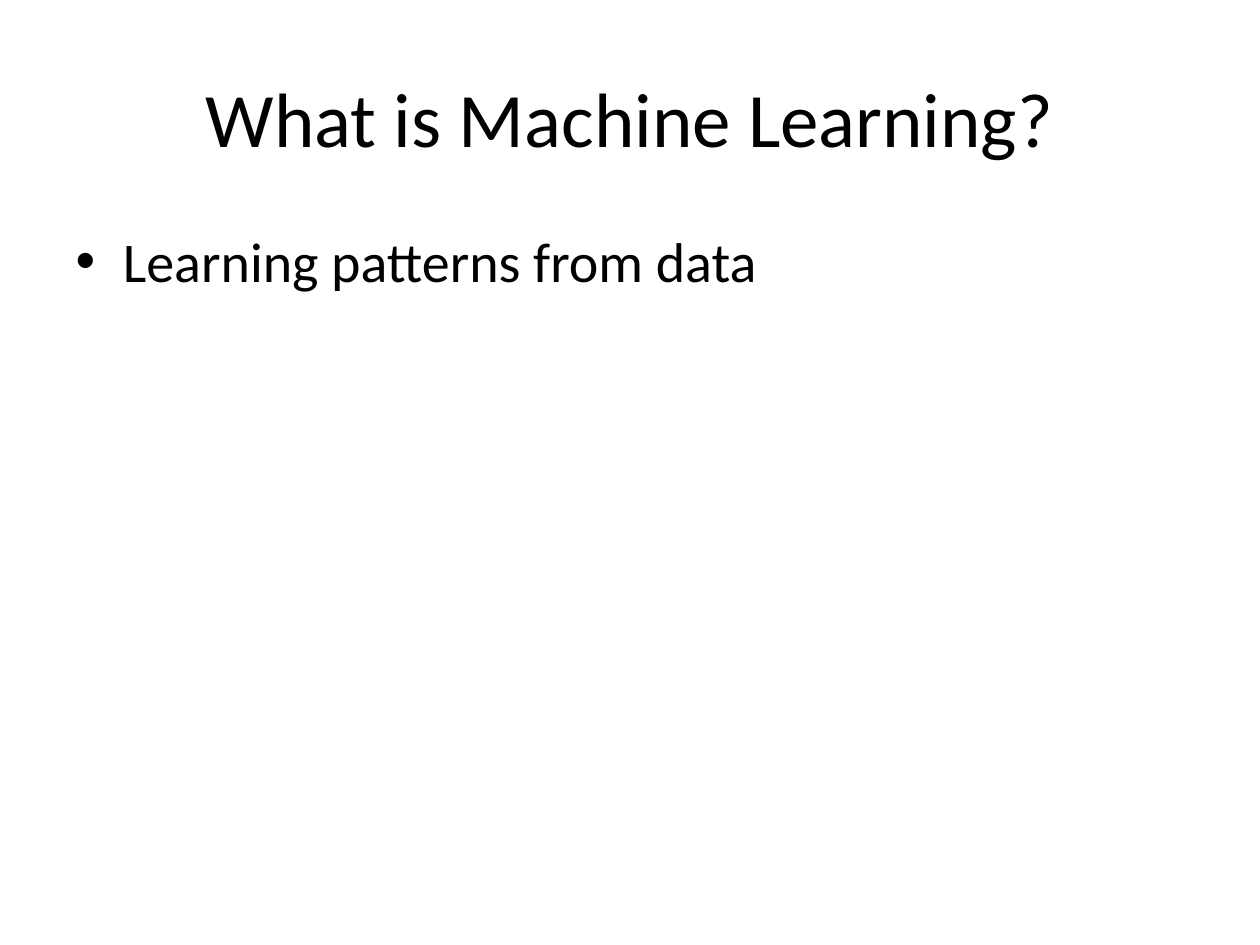
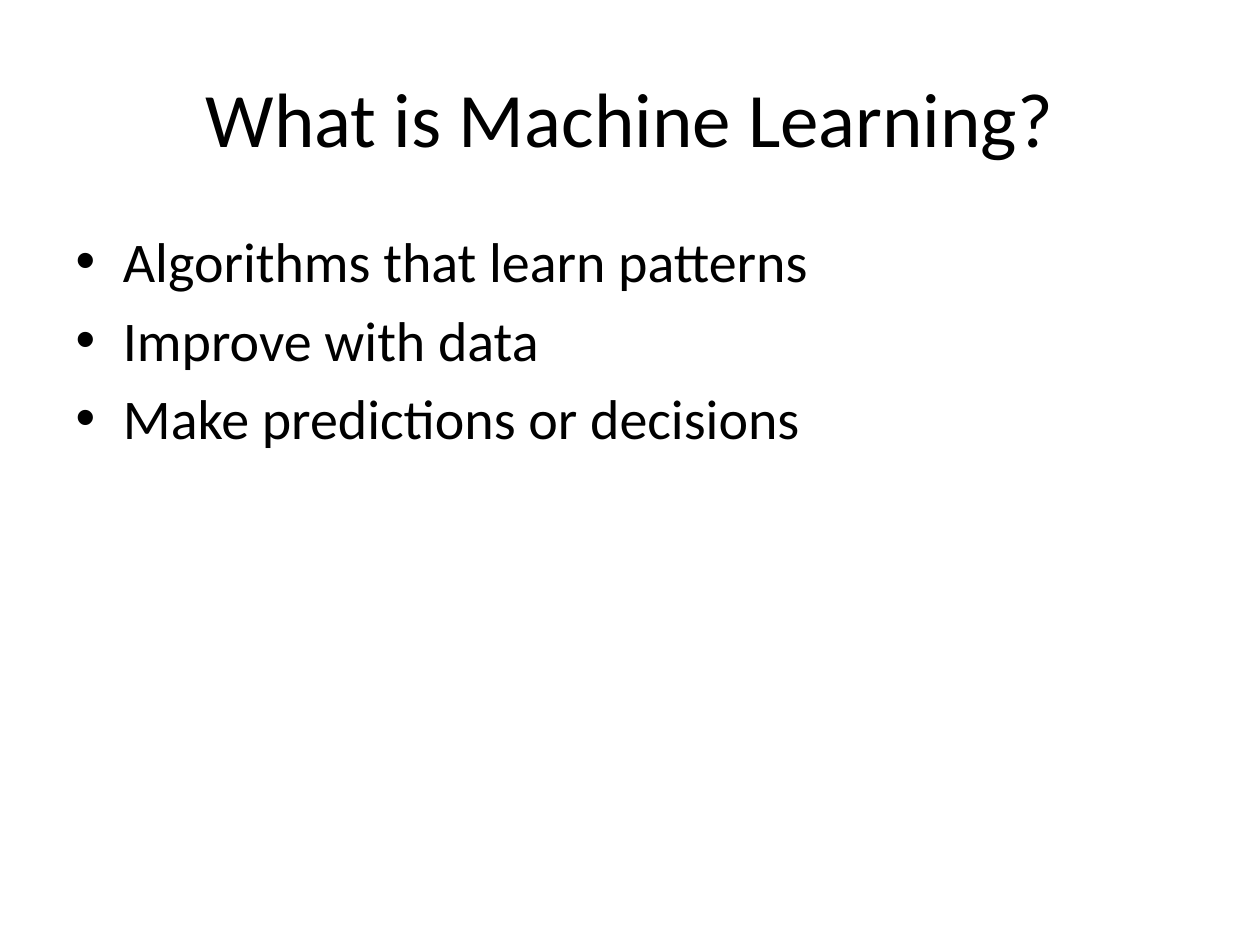
Before and after one commit to mohammadarmaankhan1-boop/my_project, a slide deck: slide 2 of ml_fundamentals.pptx. Drawn at 1260x945 pixels with LibreOffice and Linux fonts; fonts in the diff are those of the drawing. Boxes give left, top, right and bottom in pixels: in the first picture for what was removed or moved away, otherwise in the second. Text is boxed around its words. In the diff, an @@ line names an element or a change of style, - is before the commit and + after.

```diff
--- a/ml_fundamentals.pptx
+++ b/ml_fundamentals.pptx
@@ text at [123, 243, 807, 448]: text changed @@
-• Learning patterns from data
+• Algorithms that learn patterns
+• Improve with data
+• Make predictions or decisions
```
Also in this commit, not shown: 7 other slides changed, 2 slides added, 2 slides removed.
